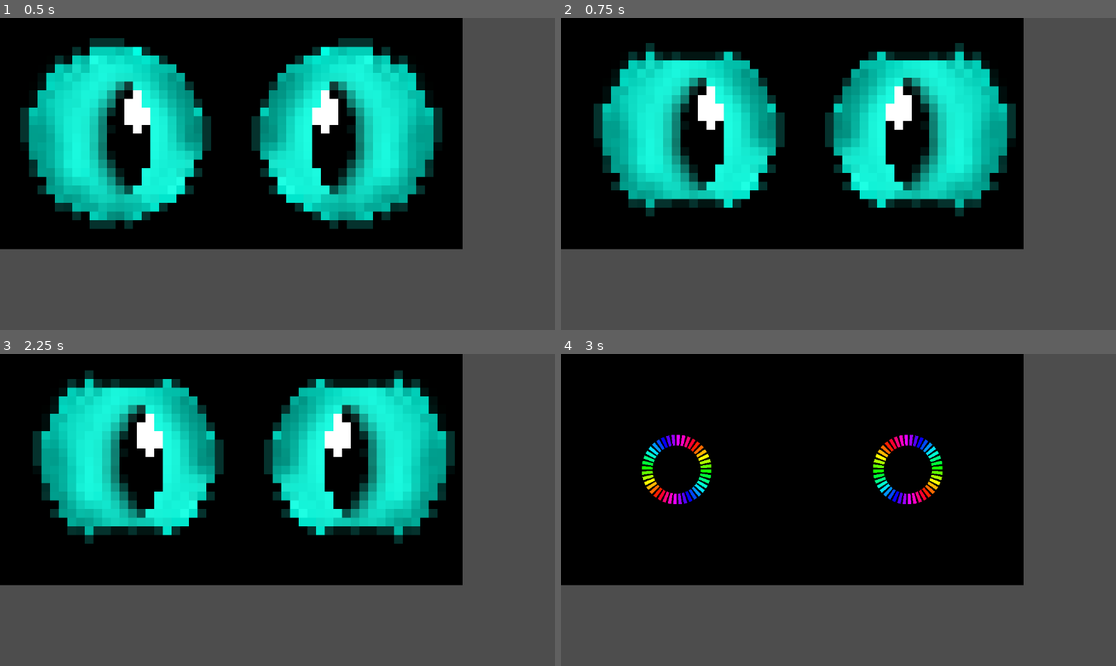
Above: before the commit, frames 1-4 (two rows, left to right).
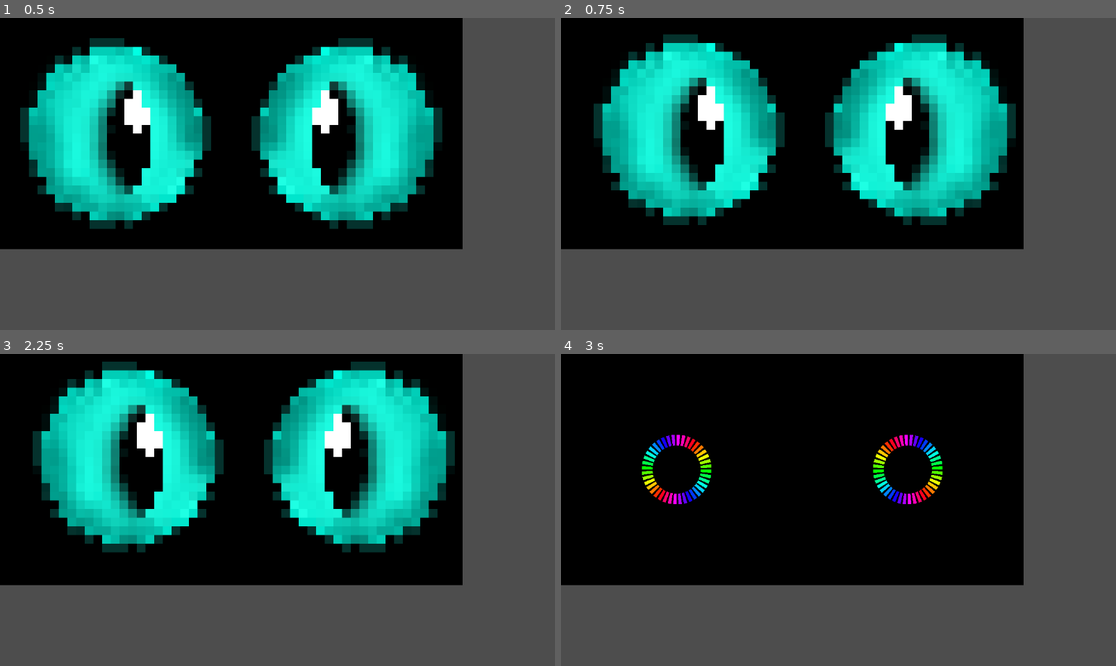
Above: after the commit, the same moments.

Repository: PYROP3/script-kitty-eyes
Game: Godot game, scene res://Main.tscn
Same seed, same stepped clock (60 frames per second), same inputs: the game is played once before the commit and once after it.
Inputs (mouse positions are in pixels of both pictures, inside the frame that each line leads up to):
- Up to frame 1 (0.5 s): no input
- Up to frame 2 (0.75 s): tap Enter at 0.5 s; move the mouse to (960, 158) at 0.52 s; tap C (next_eye, bound only after the commit) at 0.6 s
- Up to frame 3 (2.25 s): tap Z (previous_eye, bound only after the commit) at 0.8, 1.35 s; move the mouse to (166, 525) at 1.27 s; tap C (next_eye, bound only after the commit) at 1.55, 2.1 s; move the mouse to (333, 441) at 2.02 s
- Up to frame 4 (3 s): tap Z (previous_eye, bound only after the commit) at 2.3, 2.85 s; move the mouse to (810, 572) at 2.77 s

Frame 1 is identical in both runs. In frame 2, 3.3% of the frame differs, in the area x 16-72%, y 5-67%; in frame 3, 3.3%, in the area x 16-72%, y 2-64%; in frame 4, less than 0.1%.

Commit message:
Use action inputs for forward/back

Diff:
--- a/project.godot
+++ b/project.godot
@@ -23,6 +23,19 @@
 
 project/assembly_name="script-kitty-godot"
 
+[input]
+
+previous_eye={
+"deadzone": 0.2,
+"events": [Object(InputEventKey,"resource_local_to_scene":false,"resource_name":"","device":0,"window_id":0,"alt_pressed":false,"shift_pressed":false,"ctrl_pressed":false,"meta_pressed":false,"pressed":false,"keycode":0,"physical_keycode":90,"key_label":0,"unicode":0,"location":0,"echo":false,"script":null)
+]
+}
+next_eye={
+"deadzone": 0.2,
+"events": [Object(InputEventKey,"resource_local_to_scene":false,"resource_name":"","device":0,"window_id":0,"alt_pressed":false,"shift_pressed":false,"ctrl_pressed":false,"meta_pressed":false,"pressed":false,"keycode":0,"physical_keycode":67,"key_label":0,"unicode":0,"location":0,"echo":false,"script":null)
+]
+}
+
 [rendering]
 
 gl_compatibility/fallback_to_angle=false
--- a/scripts/main.gd
+++ b/scripts/main.gd
@@ -49,32 +49,6 @@
 	eye_offset = Vector2()
 
 func _process(delta: float) -> void:
-	if Input.is_key_pressed(KEY_ESCAPE):
-		get_tree().quit()
-
-	if Input.is_key_pressed(KEY_Z):
-		if !changed_eye:
-			current_index -= 1
-			while current_index < 0:
-				current_index += ordered_keys.size()
-			change_scene(key_eye_map.get(ordered_keys[current_index]))
-			changed_eye = true
-	elif Input.is_key_pressed(KEY_C):
-		if !changed_eye:
-			current_index += 1
-			current_index %= ordered_keys.size()
-			change_scene(key_eye_map.get(ordered_keys[current_index]))
-			changed_eye = true
-	else:
-		changed_eye = false
-
-		for key in key_eye_map.keys():
-			if key == last_key:
-				continue
-			if Input.is_key_pressed(key):
-				print("Key pressed: " + str(key))
-				last_key = key
-				change_scene(key_eye_map.get(key))
 
 	eye_offset *= eye_move_dampening
 	left_eye.position = lerp(left_eye.position, left_eye_position + eye_offset, eye_move_lerp)
@@ -106,8 +80,35 @@
 	get_viewport().warp_mouse(get_viewport().size / 2)
 
 func _input(event: InputEvent) -> void:
+	if Input.is_key_pressed(KEY_ESCAPE):
+		get_tree().quit()
+		return
+
 	if event is InputEventMouseMotion:
 		handle_mouse_motion(event)
+		return
+
+	if Input.is_action_just_pressed("previous_eye"):
+		current_index -= 1
+		while current_index < 0:
+			current_index += ordered_keys.size()
+		change_scene(key_eye_map.get(ordered_keys[current_index]))
+		return
+
+	if Input.is_action_just_pressed("next_eye"):
+		current_index += 1
+		current_index %= ordered_keys.size()
+		change_scene(key_eye_map.get(ordered_keys[current_index]))
+		return
+
+	for key in key_eye_map.keys():
+		if key == last_key:
+			continue
+		if Input.is_key_pressed(key):
+			print("Key pressed: " + str(key))
+			last_key = key
+			change_scene(key_eye_map.get(key))
+			return
 
 func _ready():
 	if swap_eyes:
